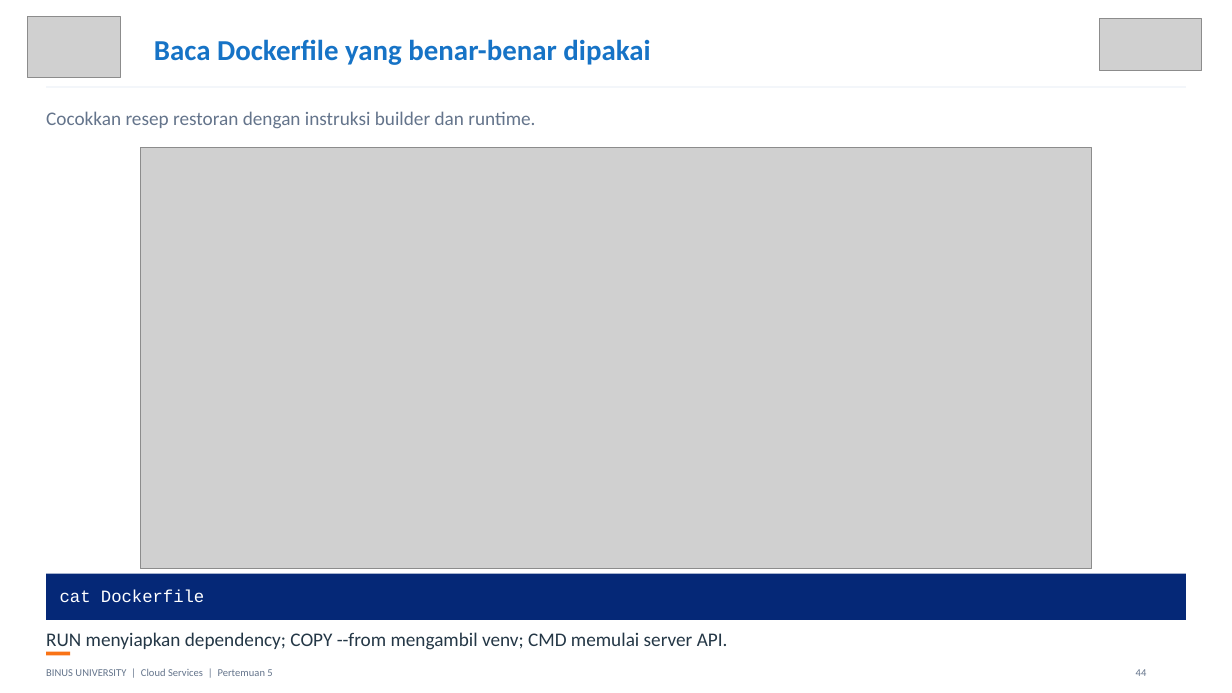
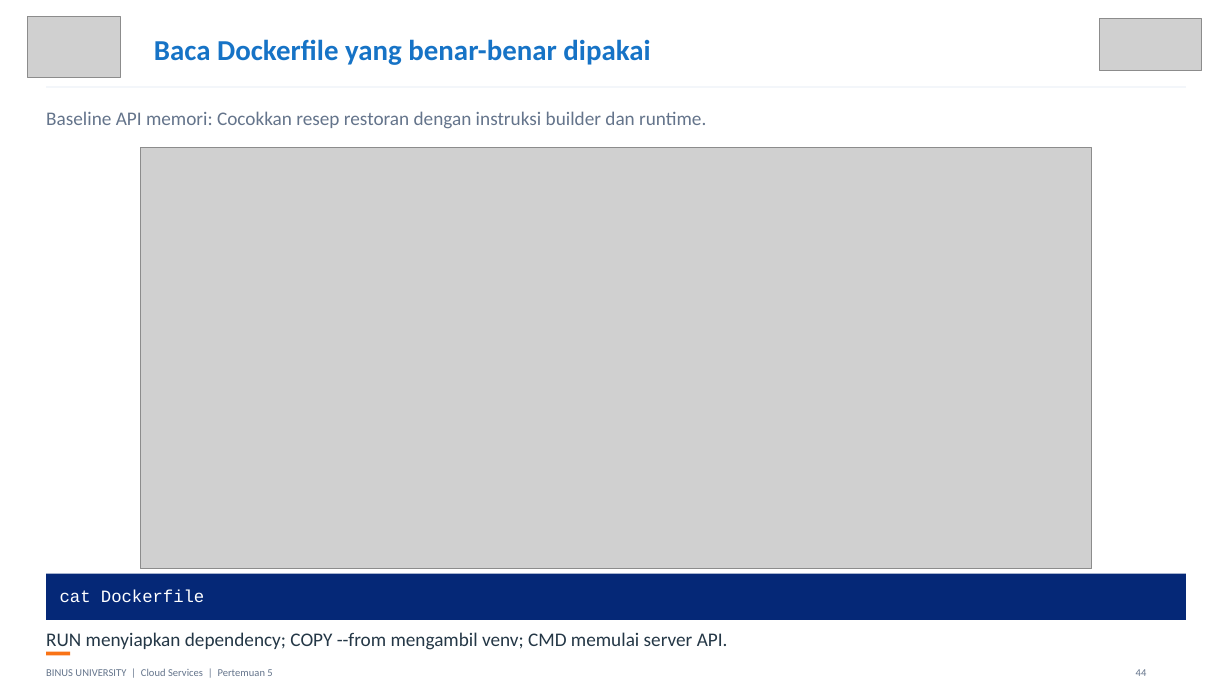
Before and after one commit to SeedFlora/meet5CloudService, a slide deck: slide 44 of slides/Teori_Pertemuan_05.pptx. Drawn at 1232x693 pixels with LibreOffice and Linux fonts; fonts in the diff are those of the drawing; grey boxes stand for pictures. Boxes give left, top, right and bottom in pixels: in the first picture for what was removed or moved away, otherwise in the second. Text is boxed around its words. In the diff, an @@ line names an element or a change of style, - is before the commit and + after.

```diff
--- a/slides/Teori_Pertemuan_05.pptx
+++ b/slides/Teori_Pertemuan_05.pptx
@@ text at box(46, 111, 706, 129): text changed @@
-Cocokkan resep restoran dengan instruksi builder dan runtime.
+Baseline API memori: Cocokkan resep restoran dengan instruksi builder dan runtime.
```
Also in this commit, not shown: 16 other slides changed, 22 slides added, 32 other files.
